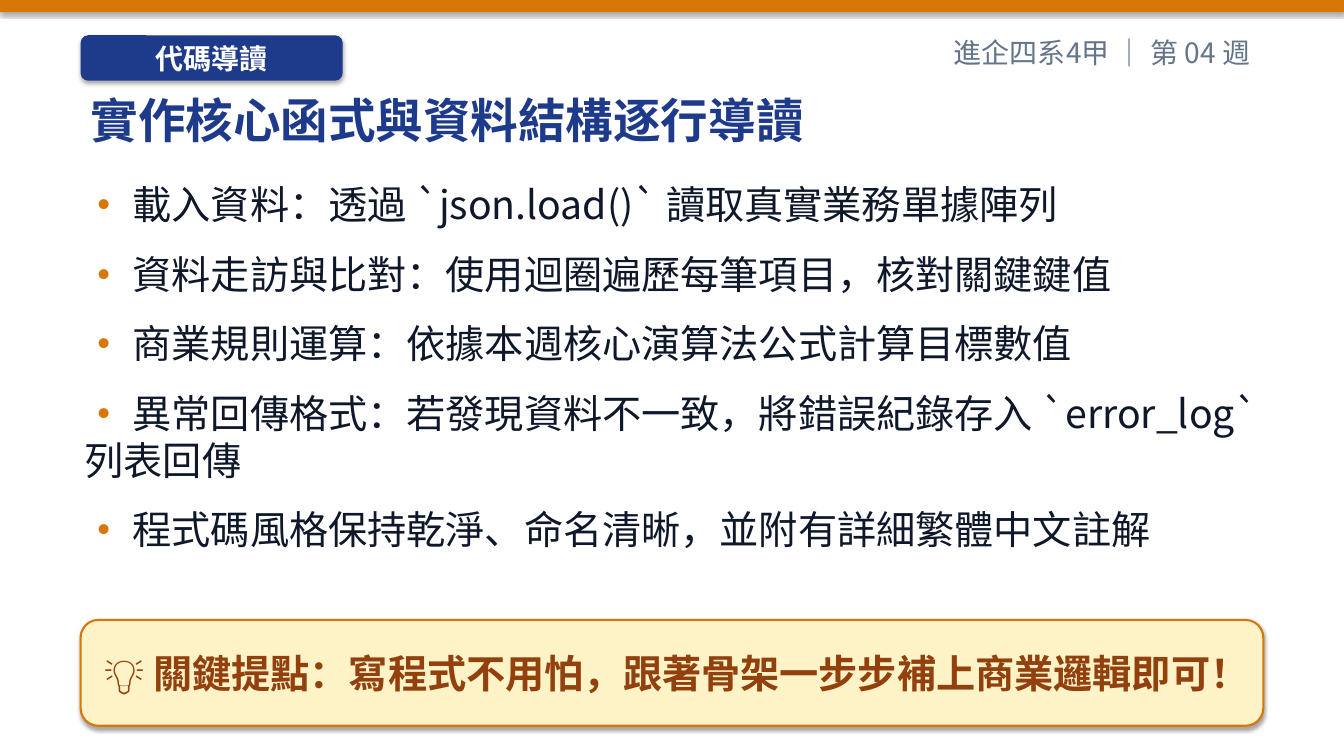
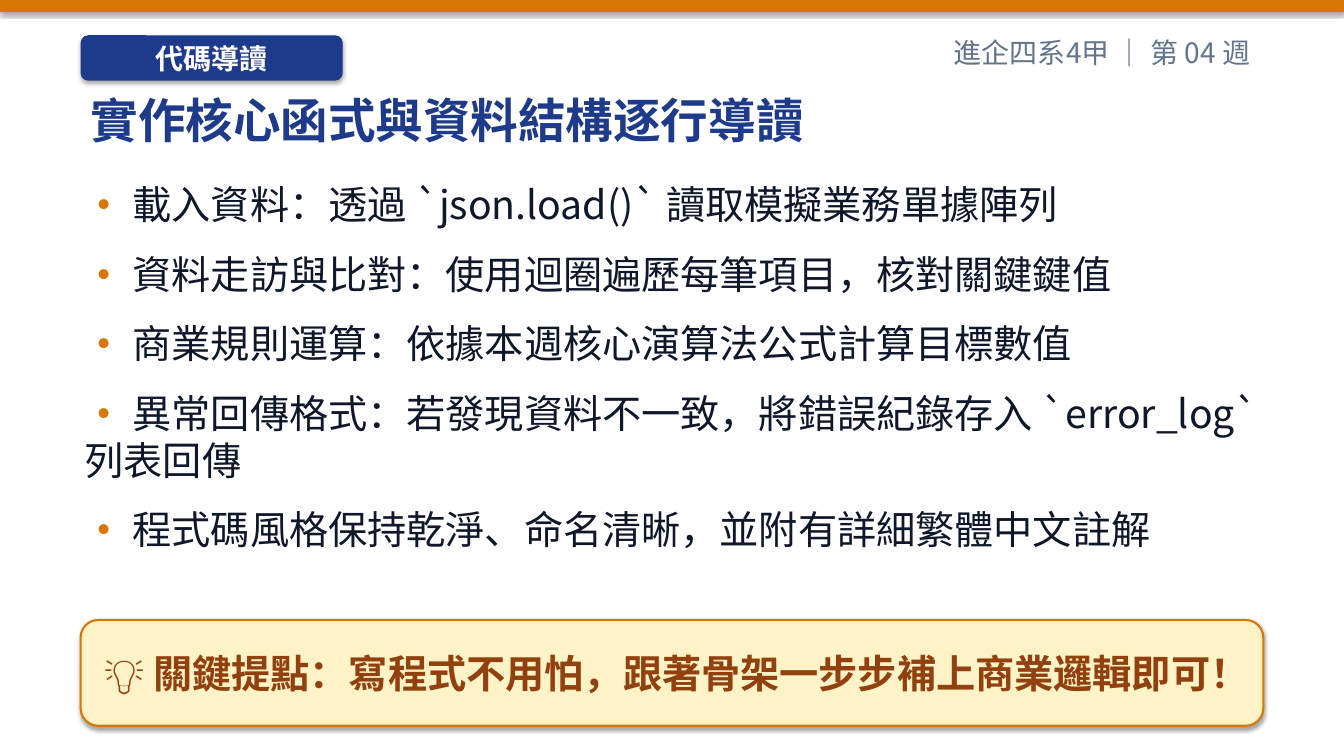
Before and after one commit to h12s12bs/vnu-enterprise-resource-planning, a slide deck: slide 41 of 01_每週教學簡報_PPT/ERP_第04週_銷售與配銷模組_(SD)_-_出貨、開立發票與應收.pptx. Drawn at 1344x756 pixels with LibreOffice and Linux fonts; fonts in the diff are those of the drawing. Boxes give left, top, right and bottom in pixels: in the first picture for what was removed or moved away, otherwise in the second. Text is boxed around its words. In the diff, an @@ line names an element or a change of style, - is before the commit and + after.

```diff
--- a/01_每週教學簡報_PPT/ERP_第04週_銷售與配銷模組_(SD)_-_出貨、開立發票與應收.pptx
+++ b/01_每週教學簡報_PPT/ERP_第04週_銷售與配銷模組_(SD)_-_出貨、開立發票與應收.pptx
@@ text at (x1=133, y1=185, x2=1058, y2=229): text changed @@
-• 載入資料：透過 `json.load()` 讀取真實業務單據陣列
+• 載入資料：透過 `json.load()` 讀取模擬業務單據陣列
```
Also in this commit, not shown: 2 other slides changed, 42 other files.
